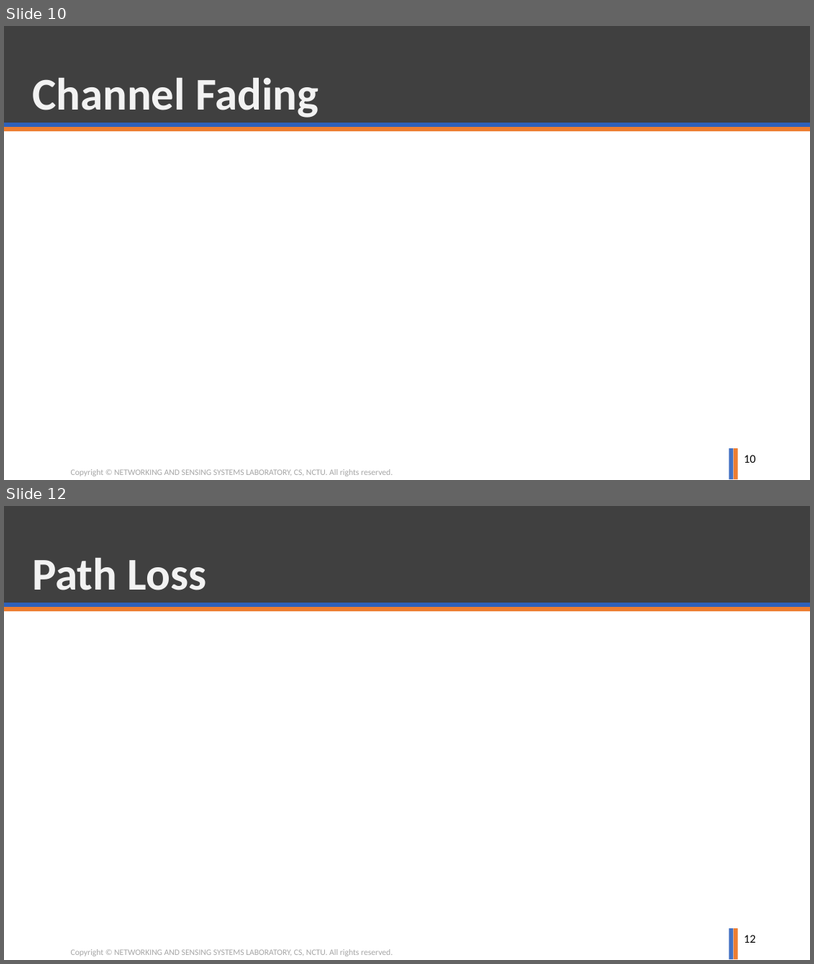
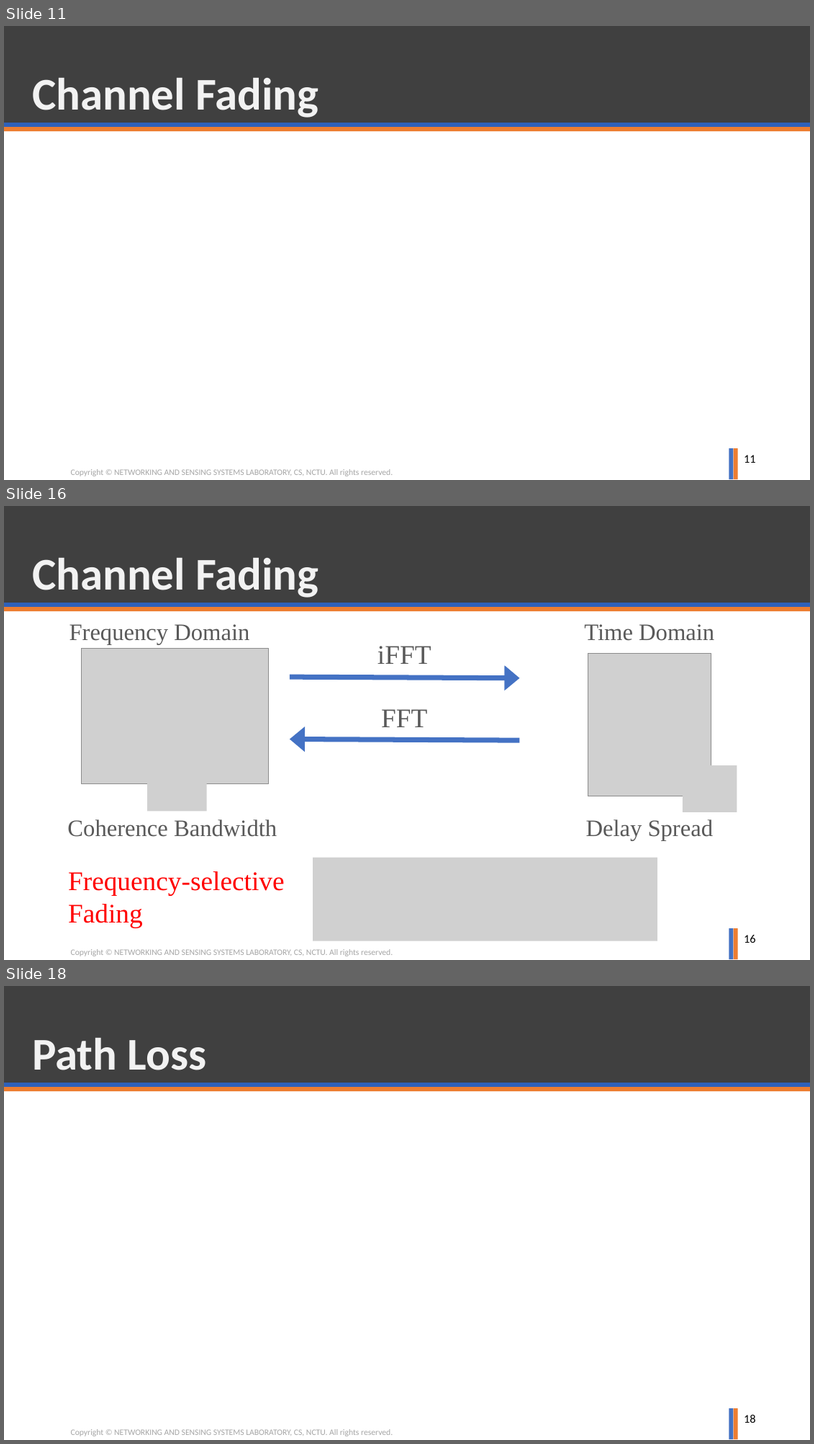
Before and after one commit to ghostkingwilly/Signal_Training_Freshman, a slide deck: Freshman_Training.pptx. Shown one above the other, each under a label of ours: slides 10 and 12 before the commit, slides 11, 16 and 18 after it; the slides between them are not shown. The pictures are 814x964 and 814x1444 pixels, drawn with LibreOffice and Linux fonts; fonts in the diff are those of the drawing; grey boxes stand for pictures; background and template pictures are left out. Boxes give left, top, right and bottom in pixels: in the first picture for what was removed or moved away, otherwise in the second. Text is boxed around its words. In the diff, an @@ line names an element or a change of style, - is before the commit and + after.

Commit message:
Channel fading

```diff
--- a/Freshman_Training.pptx
+++ b/Freshman_Training.pptx
@@ slide 16 added at bbox=[4, 506, 810, 960], background #FFFFFF; not listed: 6 template elements that a slide beside it also shows @@
@@ title added at bbox=[32, 558, 319, 597], 54 pt, text #F2F2F2, bold @@
+Channel Fading
@@ text added at bbox=[70, 624, 250, 644], 28 pt, text #595959 @@
+Frequency Domain
@@ text added at bbox=[584, 624, 715, 641], 28 pt, text #595959 @@
+Time Domain
@@ picture added at bbox=[81, 648, 268, 784] @@
@@ text added at bbox=[378, 646, 432, 664], 32 pt, text #595959 @@
+iFFT
@@ picture added at bbox=[589, 653, 711, 795] @@
@@ arrow added from (290, 677) to (520, 678), #4472C4 6 pt @@
@@ text added at bbox=[381, 709, 427, 727], 32 pt, text #595959 @@
+FFT
@@ arrow added from (520, 740) to (290, 739), #4472C4 6 pt @@
@@ picture added at bbox=[147, 764, 206, 811] @@
@@ picture added at bbox=[684, 765, 738, 812] @@
@@ text added at bbox=[67, 819, 277, 836], 28 pt, text #595959 @@
+Coherence Bandwidth
@@ text added at bbox=[586, 819, 714, 841], 28 pt, text #595959 @@
+Delay Spread
@@ text added at bbox=[68, 871, 284, 927], 32 pt, text #FF0000 @@
+Frequency-selective
+Fading
@@ picture added at bbox=[313, 857, 658, 941] @@
@@ page number added at bbox=[744, 934, 756, 942], 14 pt, text #000000 @@
+16
@@ what was slide 10 is now slide 11 @@
@@ page number at bbox=[744, 454, 756, 462]: text changed @@
-10
+11
@@ what was slide 12 is now slide 18 @@
@@ page number at bbox=[744, 1414, 756, 1422]: text changed @@
-12
+18
```
Also in this commit, not shown: 1 slide changed, 5 other slides added.
